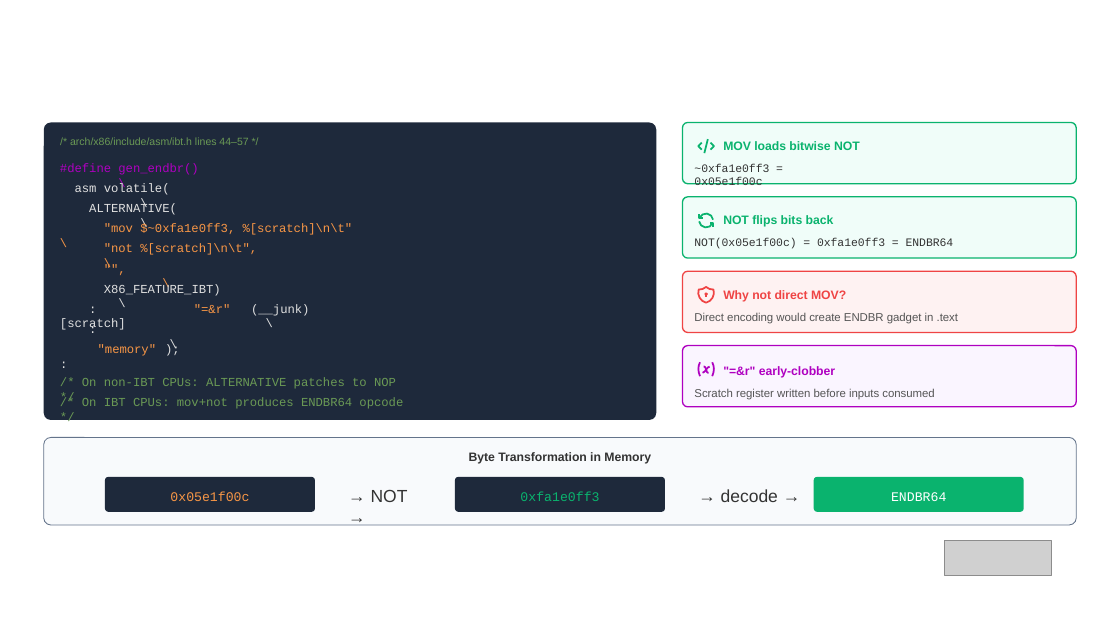
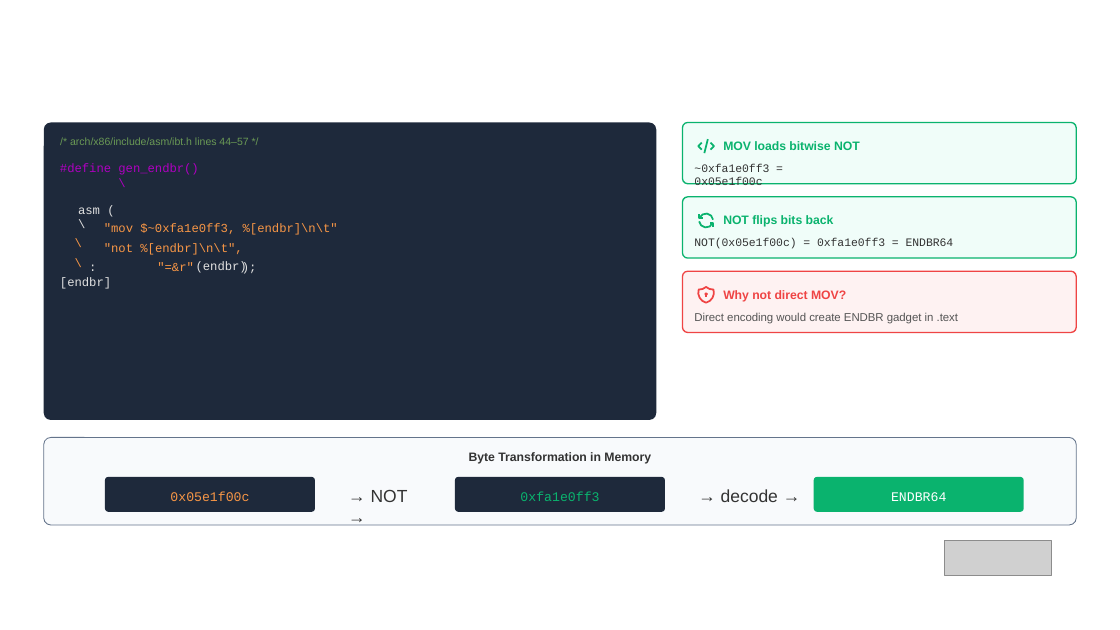
Before and after one commit to init-jt/cet-linux-summit-na26, a slide deck: slide 7 of slides/Intel_CET_Linux_Summit_NA_2026.pptx. Drawn at 1120x630 pixels with LibreOffice and Linux fonts; fonts in the diff are those of the drawing; grey boxes stand for pictures; background and template pictures are left out. Boxes give left, top, right and bottom in pixels: in the first picture for what was removed or moved away, otherwise in the second. Text is boxed around its words. In the diff, an @@ line names an element or a change of style, - is before the commit and + after.

```diff
--- a/slides/Intel_CET_Linux_Summit_NA_2026.pptx
+++ b/slides/Intel_CET_Linux_Summit_NA_2026.pptx
@@ text at (x1=78, y1=207, x2=100, y2=214): text changed @@
-asm volatile( \
+asm ( \
@@ text at (x1=104, y1=224, x2=338, y2=235): text changed @@
-"mov $~0xfa1e0ff3, %[scratch]\n\t" \
+"mov $~0xfa1e0ff3, %[endbr]\n\t" \
@@ text at (x1=104, y1=244, x2=242, y2=255): text changed @@
-"not %[scratch]\n\t", \
+"not %[endbr]\n\t", \
@@ text ""=&r"" moved from (x1=194, y1=304, x2=231, y2=313) to (x1=157, y1=262, x2=194, y2=271) @@
@@ text at (x1=196, y1=262, x2=247, y2=274): text changed @@
-(__junk) \
+(endbr)
@@ text ");" moved from (x1=165, y1=341, x2=182, y2=360) to (x1=242, y1=260, x2=260, y2=279) @@
@@ text at (x1=60, y1=277, x2=111, y2=289): text changed @@
-: [scratch]
+: [endbr]
@@ group removed at (x1=60, y1=204, x2=1076, y2=409): 9 texts, 2 freeform shapes, 1 rounded rectangle @@
-ALTERNATIVE( \
-"", \
-X86_FEATURE_IBT) \
-: \
-"memory"
-/* On non-IBT CPUs: ALTERNATIVE patches to NOP */
-/* On IBT CPUs: mov+not produces ENDBR64 opcode */
-"=&r" early-clobber
-Scratch register written before inputs consumed
```
Also in this commit, not shown: 1 other slide changed.
